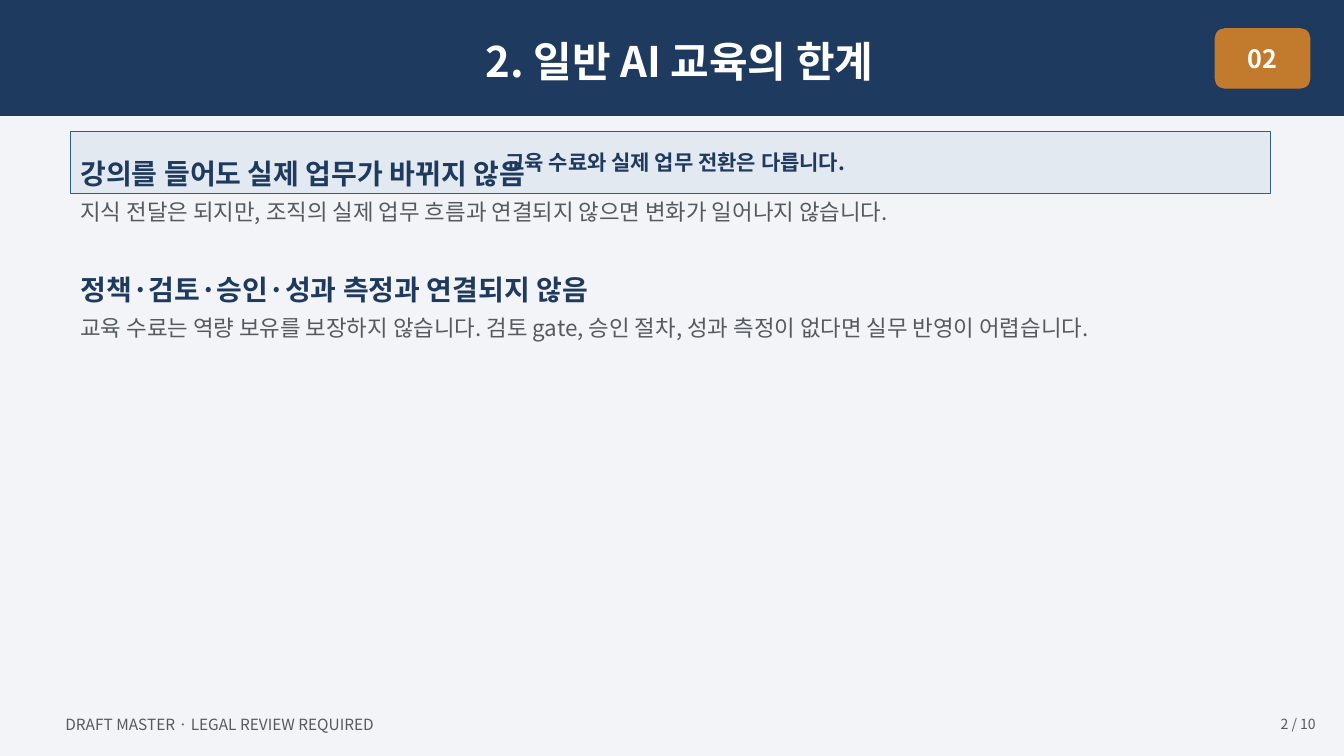
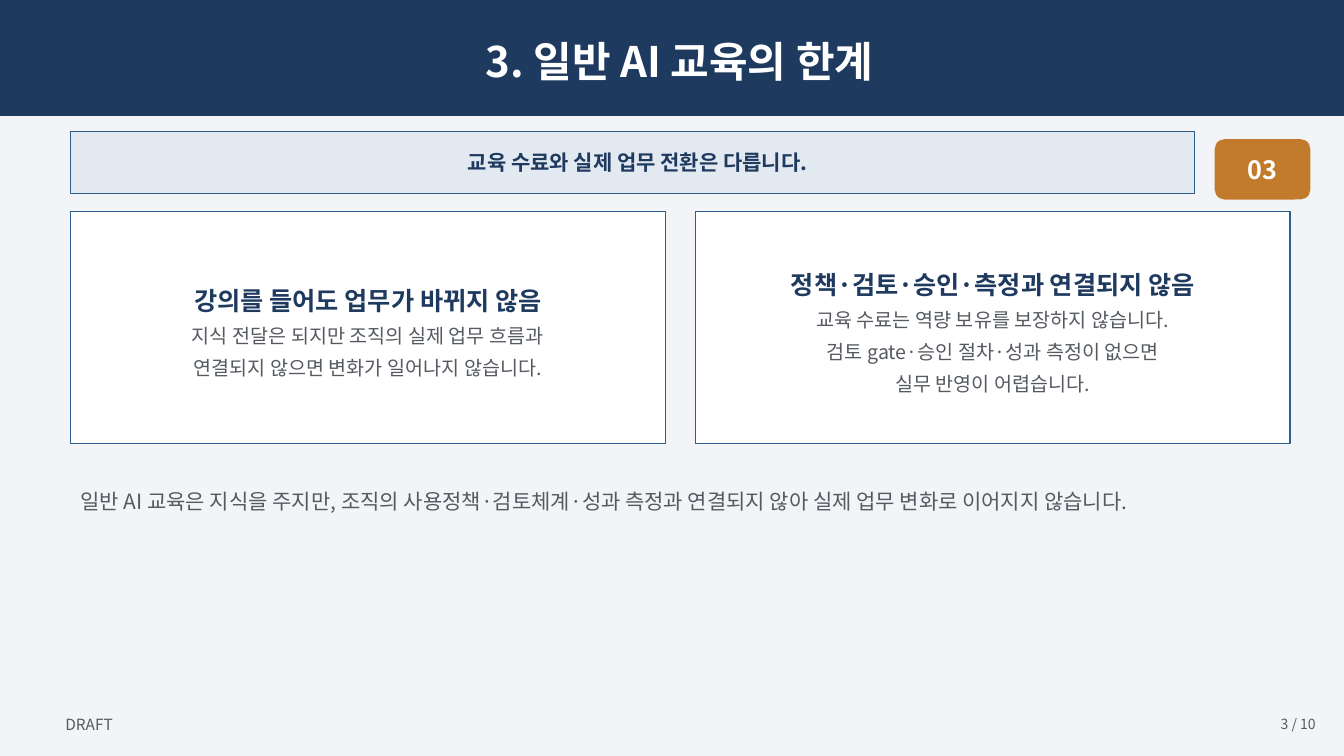
Before and after one commit to skerishKang/ai-revenue-lab, a slide deck: slide 3 of docs/commercial/business-35-ai-media-education-dx/customer-package/Business35_Master_Proposal_10p.pptx (slide 2 before the commit). Drawn at 1344x756 pixels with LibreOffice and Linux fonts; fonts in the diff are those of the drawing. Boxes give left, top, right and bottom in pixels: in the first picture for what was removed or moved away, otherwise in the second. Text is boxed around its words. In the diff, an @@ line names an element or a change of style, - is before the commit and + after.

```diff
--- a/docs/commercial/business-35-ai-media-education-dx/customer-package/Business35_Master_Proposal_10p.pptx
+++ b/docs/commercial/business-35-ai-media-education-dx/customer-package/Business35_Master_Proposal_10p.pptx
@@ text in rectangle at (486, 41, 873, 81): text changed @@
-2. 일반 AI 교육의 한계
+3. 일반 AI 교육의 한계
@@ rectangle "교육 수료와 실제 업무 전환은 ...": place and size @@
-rectangle "교육 수료와 실제 업무 전환은 ..." at (71, 131, 1270, 194)
+rectangle "교육 수료와 실제 업무 전환은 ..." at (71, 131, 1195, 194)
@@ rounded rectangle "03": place and size @@
-rounded rectangle "03" at (1215, 28, 1311, 89)
+rounded rectangle "03" at (1215, 139, 1311, 200)
@@ text in rounded rectangle at (1248, 160, 1278, 180): text changed @@
-02
+03
@@ rectangle "강의를 들어도 업무가 바뀌지 않음": place and size @@
-rectangle "강의를 들어도 업무가 바뀌지 않음" at (80, 156, 1088, 342)
+rectangle "강의를 들어도 업무가 바뀌지 않음" at (71, 212, 665, 444)
@@ rectangle "강의를 들어도 업무가 바뀌지 않음" at (71, 212, 665, 444): vertical alignment top to middle; fill none to #FFFFFF; outline none to #2E5E8C 1 pt @@
@@ rectangle added at (696, 212, 1291, 444), fill #FFFFFF, outline #2E5E8C 1 pt, 14 pt, text #555A60 @@
+정책·검토·승인·측정과 연결되지 않음
+교육 수료는 역량 보유를 보장하지 않습니다.
+검토 gate·승인 절차·성과 측정이 없으면
+실무 반영이 어렵습니다.
@@ text in rectangle at (192, 289, 543, 377): text changed; size 16 to 14 pt @@
-강의를 들어도 실제 업무가 바뀌지 않음
-지식 전달은 되지만, 조직의 실제 업무 흐름과 연결되지 않으면 변화가 일어나지 않습니다.
-정책·검토·승인·성과 측정과 연결되지 않음
-교육 수료는 역량 보유를 보장하지 않습니다. 검토 gate, 승인 절차, 성과 측정이 없다면 실무 반영이 어렵습니다.
+강의를 들어도 업무가 바뀌지 않음
+지식 전달은 되지만 조직의 실제 업무 흐름과
+연결되지 않으면 변화가 일어나지 않습니다.
@@ text added at (80, 491, 1128, 513), 15 pt, text #555A60 @@
+일반 AI 교육은 지식을 주지만, 조직의 사용정책·검토체계·성과 측정과 연결되지 않아 실제 업무 변화로 이어지지 않습니다.
@@ text at (65, 718, 112, 730): text changed @@
-DRAFT MASTER · LEGAL REVIEW REQUIRED
+DRAFT
@@ text at (1281, 718, 1316, 729): text changed @@
-2 / 10
+3 / 10
```
Also in this commit, not shown: 8 other slides changed, 1 slide added, 1 slide removed, 25 other files.
